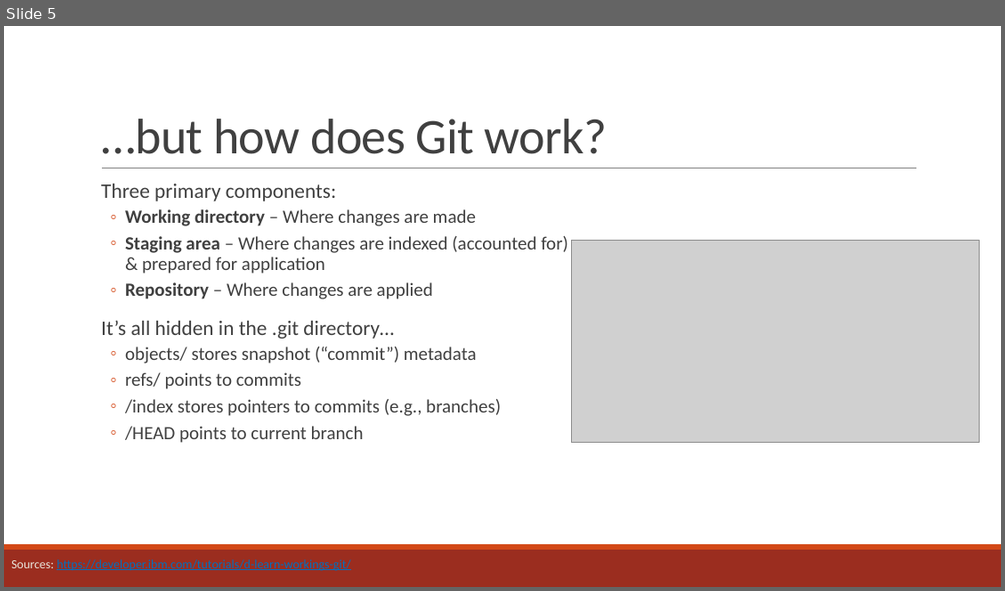
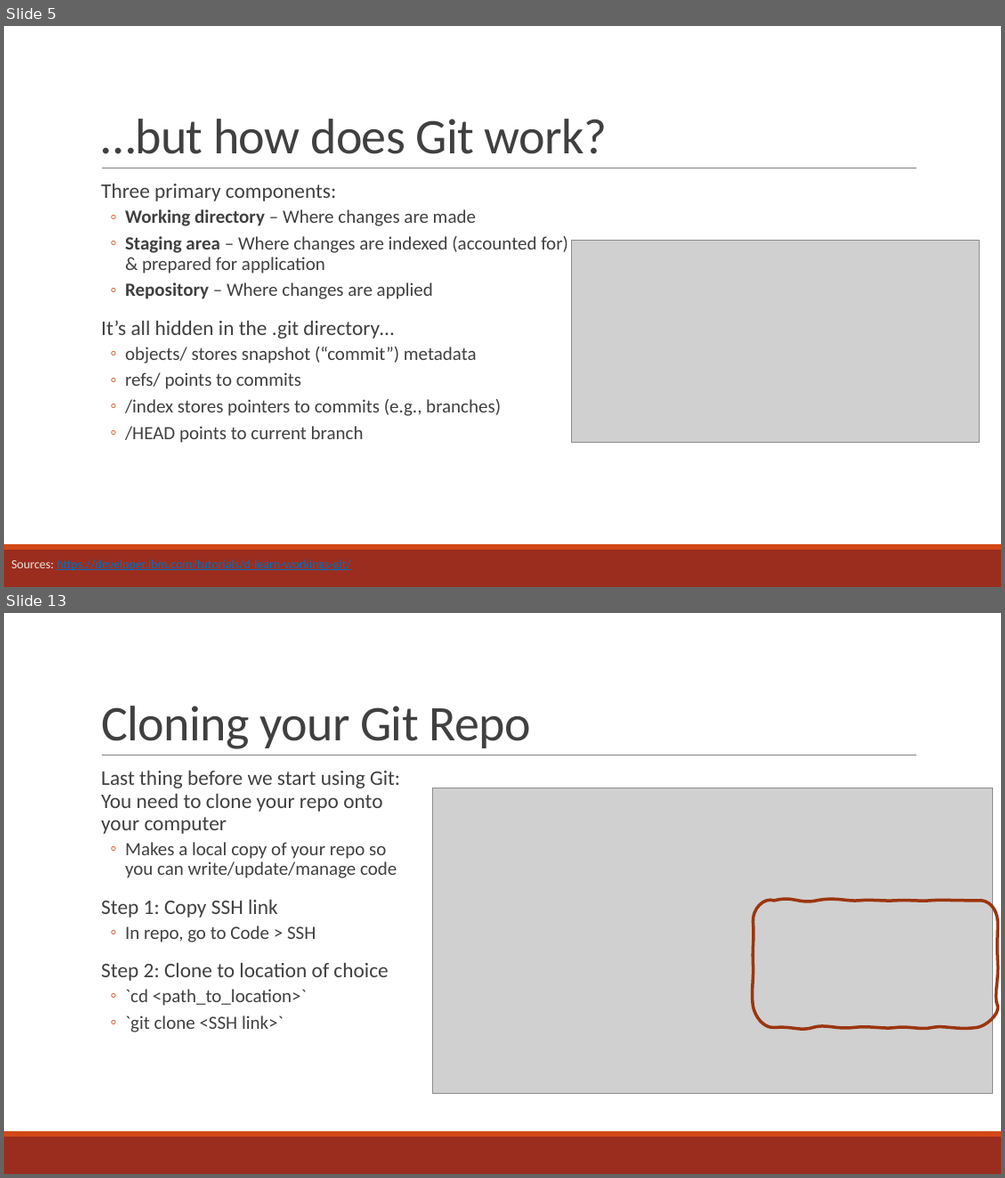
Before and after one commit to curtispmartin/Education, a slide deck: Working/2_VersionControl/2_VersionControl.pptx. Shown one above the other, each under a label of ours: slide 5 before the commit, slides 5 and 13 after it; the slides between them are not shown. The pictures are 1005x591 and 1005x1178 pixels, drawn with LibreOffice and Linux fonts; fonts in the diff are those of the drawing; grey boxes stand for pictures. Boxes give left, top, right and bottom in pixels: in the first picture for what was removed or moved away, otherwise in the second. Text is boxed around its words. In the diff, an @@ line names an element or a change of style, - is before the commit and + after.

```diff
--- a/Working/2_VersionControl/2_VersionControl.pptx
+++ b/Working/2_VersionControl/2_VersionControl.pptx
@@ slide 13 added at bbox=[4, 613, 1001, 1174], background #FFFFFF; not listed: 3 template elements that a slide beside it also shows @@
@@ title added at bbox=[101, 706, 530, 749], 48 pt, text #404040 @@
+Cloning your Git Repo
@@ text added at bbox=[101, 771, 400, 1032], 18 pt, text #404040 @@
+  Last thing before we start using Git: You need to clone your repo onto your computer
+  ◦ Makes a local copy of your repo so you can write/update/manage code
+  Step 1: Copy SSH link
+  ◦ In repo, go to Code > SSH
+  Step 2: Clone to location of choice
+  ◦ `cd <path_to_location>`
+  ◦ `git clone <SSH link>`
@@ picture added at bbox=[432, 788, 993, 1093] @@
@@ freeform shape added at bbox=[753, 900, 998, 1027], outline #9C3511 3 pt @@
```
Also in this commit, not shown: 3 slides changed, 6 other slides added, 1 slide removed, 1 other file.
